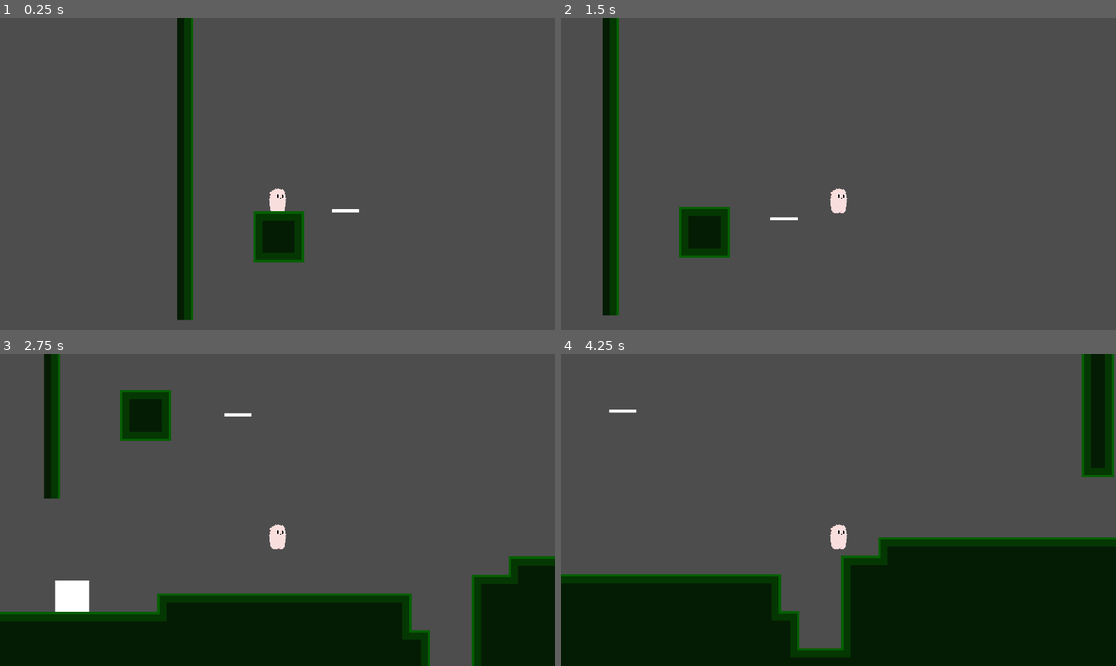
Above: before the commit, frames 1-4 (two rows, left to right).
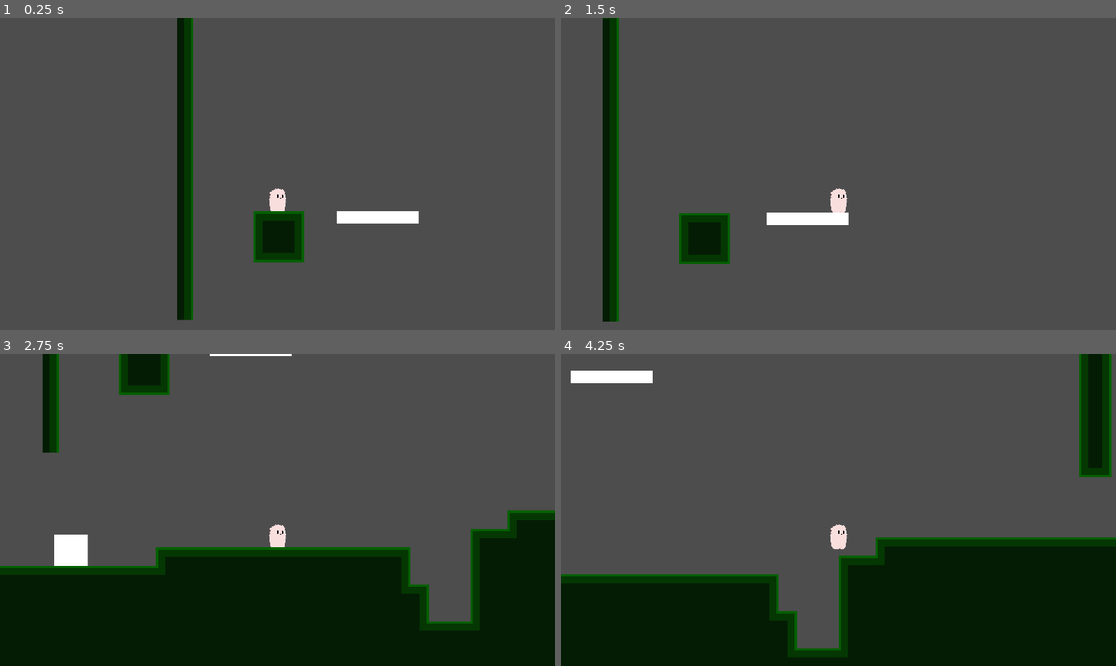
Above: after the commit, the same moments.

Repository: Tass2T/kiwiPtetre
Game: Godot game, scene res://Scenes/game.tscn
Two runs of this game, one before a commit and one after it. Both use one fixed random seed, a clock stepped at 60 frames per second and the inputs below.
Inputs:
- Up to frame 1 (0.25 s): no input
- Up to frame 2 (1.5 s): hold Space (jump) 0.53-1.28 s; hold Right (right) from 0.53 s (still down); tap Shift (sprint) at 1.35 s
- Up to frame 3 (2.75 s): tap Space (jump) at 1.52, 1.55, 1.82 s; release Right (right) at 2.03 s; hold Left (left) from 2.03 s (still down); hold Space (jump) from 2.03 s (still down)
- Up to frame 4 (4.25 s): release Left (left) at 2.78 s; release Space (jump) at 2.78 s; hold Right (right) from 2.78 s (still down); tap Shift (sprint) at 2.85 s; tap Space (jump) at 3.02, 3.05, 3.32 s; hold Space (jump) from 3.53 s (still down)

The runs differ from the first frame. In frame 1, 0.6% of the frame differs, in the area x 59-76%, y 61-66%; in frame 2, 1.3%; in frame 3, 22%, in the area x 0-100%, y 0-100%; in frame 4, 2.5%.

Commit message:
moving plateform done

Diff:
--- a/Scenes/levels/level_1.tscn
+++ b/Scenes/levels/level_1.tscn
@@ -62,6 +62,7 @@
 tile_map_data = PackedByteArray("AAAEAAUAAAACAAAAAAAAAAUAAAACAAAAAAABAAUAAAACAAAAAAACAAUAAAACAAAAAAADAAUAAAACAAAAAAAFAA …(31072 unchanged characters)…
 tile_set = SubResource("TileSet_ddicg")
 
-[node name="MovingPlatform" parent="." unique_id=92269649 instance=ExtResource("4_x42e6")]
-position = Vector2(2465, -911)
-waypoints = Array[Vector2]([Vector2(10, 10), Vector2(0, 0), Vector2(0, 0)])
+[node name="MovingPlatform" parent="." unique_id=1089658635 instance=ExtResource("4_x42e6")]
+position = Vector2(2491, -882)
+offset = Vector2(100, 0)
+duration = 2.0
--- a/Scenes/player.tscn
+++ b/Scenes/player.tscn
@@ -1,16 +1,16 @@
 [gd_scene format=3 uid="uid://b3x44w8rh4do3"]
 
-[ext_resource type="Script" uid="uid://cwr6gp4yhn71x" path="res://scripts/player/Player.gd" id="1_smehm"]
+[ext_resource type="Script" uid="uid://cwr6gp4yhn71x" path="res://scripts/Player/Player.gd" id="1_smehm"]
 [ext_resource type="Texture2D" uid="uid://2pkkocrth1ib" path="res://Assets/player/Spritesheet.png" id="2_d2wvv"]
-[ext_resource type="Script" uid="uid://c2ua2o68cn1uq" path="res://scripts/player/States/state_manager.gd" id="2_ur7pv"]
-[ext_resource type="Script" uid="uid://dmkluc0mejuef" path="res://scripts/player/States/idle_state.gd" id="3_y4r1p"]
-[ext_resource type="Script" uid="uid://bnp2d6b0wg7tt" path="res://scripts/player/States/run_state.gd" id="4_d2wvv"]
-[ext_resource type="Script" uid="uid://b23in4f55uqba" path="res://scripts/player/States/jump_state.gd" id="5_3v2ag"]
-[ext_resource type="Script" uid="uid://cpl60urv8vbv1" path="res://scripts/player/States/fall_state.gd" id="6_jej6c"]
-[ext_resource type="Script" uid="uid://p1c33qtjnvt5" path="res://scripts/player/States/climb_state.gd" id="7_f1ej7"]
-[ext_resource type="Script" uid="uid://bubij62mysy1g" path="res://scripts/player/States/wall_bounce_state.gd" id="8_oprun"]
-[ext_resource type="Script" uid="uid://dnnvnrp5gcpn4" path="res://scripts/player/States/crouch_state.gd" id="9_ur7pv"]
-[ext_resource type="Script" uid="uid://cw882swai6pd0" path="res://scripts/player/States/bounce_state.gd" id="10_y4r1p"]
+[ext_resource type="Script" uid="uid://c2ua2o68cn1uq" path="res://scripts/Player/States/state_manager.gd" id="2_ur7pv"]
+[ext_resource type="Script" uid="uid://dmkluc0mejuef" path="res://scripts/Player/States/idle_state.gd" id="3_y4r1p"]
+[ext_resource type="Script" uid="uid://bnp2d6b0wg7tt" path="res://scripts/Player/States/run_state.gd" id="4_d2wvv"]
+[ext_resource type="Script" uid="uid://b23in4f55uqba" path="res://scripts/Player/States/jump_state.gd" id="5_3v2ag"]
+[ext_resource type="Script" uid="uid://cpl60urv8vbv1" path="res://scripts/Player/States/fall_state.gd" id="6_jej6c"]
+[ext_resource type="Script" uid="uid://p1c33qtjnvt5" path="res://scripts/Player/States/climb_state.gd" id="7_f1ej7"]
+[ext_resource type="Script" uid="uid://bubij62mysy1g" path="res://scripts/Player/States/wall_bounce_state.gd" id="8_oprun"]
+[ext_resource type="Script" uid="uid://dnnvnrp5gcpn4" path="res://scripts/Player/States/crouch_state.gd" id="9_ur7pv"]
+[ext_resource type="Script" uid="uid://cw882swai6pd0" path="res://scripts/Player/States/bounce_state.gd" id="10_y4r1p"]
 
 [sub_resource type="AtlasTexture" id="AtlasTexture_d2wvv"]
 atlas = ExtResource("2_d2wvv")
--- a/scenes/props/moving_Platform.tscn
+++ b/scenes/props/moving_Platform.tscn
@@ -2,16 +2,20 @@
 
 [ext_resource type="Script" uid="uid://bki88xbttqq5f" path="res://scripts/props/moving_platform.gd" id="1_rvaur"]
 
-[sub_resource type="RectangleShape2D" id="RectangleShape2D_rvaur"]
-size = Vector2(188, 22)
+[sub_resource type="RectangleShape2D" id="RectangleShape2D_aao1e"]
+size = Vector2(569, 86)
 
-[node name="MovingPlatform" type="AnimatableBody2D" unique_id=876413848]
+[node name="MovingPlatform" type="Node2D" unique_id=1089658635]
 script = ExtResource("1_rvaur")
 
-[node name="ColorRect" type="ColorRect" parent="." unique_id=2125759888]
-offset_right = 188.0
-offset_bottom = 22.0
+[node name="AnimatableBody2D" type="AnimatableBody2D" parent="." unique_id=757453249]
+collision_layer = 4
 
-[node name="CollisionShape2D" type="CollisionShape2D" parent="." unique_id=704884947]
-position = Vector2(94, 11)
-shape = SubResource("RectangleShape2D_rvaur")
+[node name="ColorRect" type="ColorRect" parent="AnimatableBody2D" unique_id=1489759746]
+offset_right = 568.0
+offset_bottom = 86.0
+
+[node name="CollisionShape2D" type="CollisionShape2D" parent="AnimatableBody2D" unique_id=765173221]
+position = Vector2(283.5, 43)
+shape = SubResource("RectangleShape2D_aao1e")
+one_way_collision = true
--- a/scripts/props/moving_platform.gd
+++ b/scripts/props/moving_platform.gd
@@ -1,48 +1,15 @@
-class_name Moving_Platform extends AnimatableBody2D
+extends Node2D
 
-@export var waypoints: Array[Vector2] = []
-@export var speed: float = 100.0
-@export var loop: bool = true
-@export var wait_time: float = 0.0
-@export var start_delay: float = 0.0
-
-var _current_index: int = 0
-var _direction: int = 1
-var _waiting: bool = false
-var _started: bool = false
+@export var offset = Vector2(0, -320)
+@export var duration = 5.0
+@onready var animatable_body_2d: AnimatableBody2D = $AnimatableBody2D
 
 func _ready() -> void:
-	if waypoints.is_empty():
-		return
-	await get_tree().create_timer(start_delay).timeout
-	_started = true
+	start_tween()
 
-func _physics_process(delta: float) -> void:
-	if not _started or _waiting or waypoints.is_empty():
-		return
 
-	var target = to_global(waypoints[_current_index])
-	var direction_vec = (target - global_position)
-	var distance = direction_vec.length()
-	var move_step = speed * delta
-
-	if move_step >= distance:
-		global_position = target
-		_on_waypoint_reached()
-	else:
-		move_and_collide(direction_vec.normalized() * move_step)
-
-func _on_waypoint_reached() -> void:
-	if wait_time > 0.0:
-		_waiting = true
-		await get_tree().create_timer(wait_time).timeout
-		_waiting = false
-
-	if loop:
-		_current_index = (_current_index + 1) % waypoints.size()
-	else:
-		var next = _current_index + _direction
-		if next >= waypoints.size() or next < 0:
-			_direction *= -1
-			next = _current_index + _direction
-		_current_index = next
+func start_tween()-> void:
+	var tween = get_tree().create_tween().set_process_mode(Tween.TWEEN_PROCESS_PHYSICS)
+	tween.set_loops().set_parallel(false)
+	tween.tween_property(animatable_body_2d, "position", offset, duration / 2)
+	tween.tween_property(animatable_body_2d, "position", Vector2.ZERO, duration / 2)
